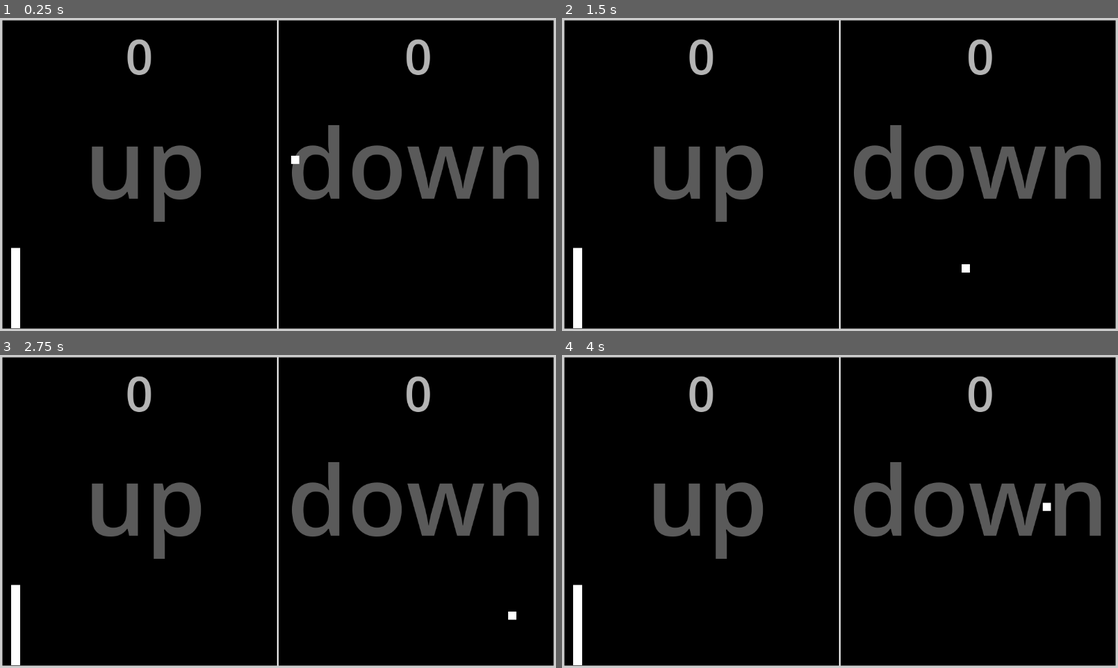
Above: before the commit, frames 1-4 (two rows, left to right).
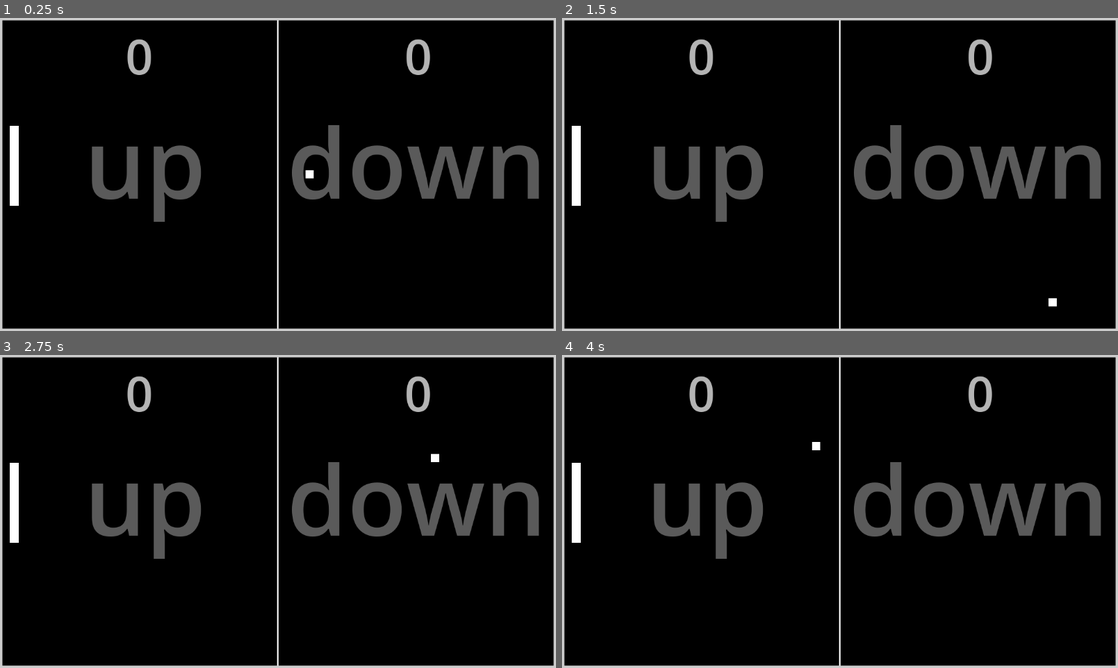
Above: after the commit, the same moments.

Repository: artemagant/Pong
Game: Godot game, scene res://scenes/main.tscn
The game is run twice, just before and just after one commit, with the same random seed, the same clock (stepped at 60 frames per second) and the same inputs.
Inputs:
- Up to frame 1 (0.25 s): no input
- Up to frame 2 (1.5 s): tap Enter at 1.25 s
- Up to frame 3 (2.75 s): no input
- Up to frame 4 (4 s): no input

The runs differ from the first frame. In frame 1, 0.9% of the frame differs, in the area x 1-57%, y 34-100%; in frame 2, 0.9%; in frame 3, 0.9%; in frame 4, 0.9%, in the area x 1-88%, y 27-100%.

Commit message:
fix some bugs from last commit

Diff:
--- a/pong/scenes/main.tscn
+++ b/pong/scenes/main.tscn
@@ -96,10 +96,10 @@
 offset_bottom = 257.0
 
 [node name="Player" type="ColorRect" parent="."]
-offset_left = 23.0
-offset_top = 476.0
-offset_right = 42.0
-offset_bottom = 642.0
+offset_left = 20.0
+offset_top = 223.0
+offset_right = 39.0
+offset_bottom = 389.0
 
 [connection signal="pressed" from="left_button_mean_up" to="." method="_on_left_button_mean_up_pressed"]
 [connection signal="released" from="left_button_mean_up" to="." method="_on_left_button_mean_up_released"]
--- a/pong/scripts/main.gd
+++ b/pong/scripts/main.gd
@@ -2,7 +2,7 @@
 
 var up:bool
 var down:bool
-const SPEED = 3
+const SPEED = 300
 var direction_x:int
 var direction_y:int
 
@@ -13,20 +13,22 @@
 
 
 # Called every frame. 'delta' is the elapsed time since the previous frame.
-func _process(_delta: float) -> void:
+func _process(delta: float) -> void:
 	while direction_x == 0:
 		direction_x = randi_range(-1, 1)
 		return
 	while  direction_y == 0:
 		direction_y = randi_range(-1, 1)
-	if up and $Player.position.y > 102:
-		$Player.position.y -= SPEED
-	elif $Player.position.y < 104:
-		$Player.position.y = 104
-	if down and $Player.position.y < 573:
-		$Player.position.y += SPEED
-	elif $Player.position.y > 576:
-		$Player.position.y = 576
+
+	if up and $Player.position.y > 5:
+		$Player.position.y -= SPEED * delta
+	elif $Player.position.y < 5:
+		$Player.position.y = 5
+
+	if down and $Player.position.y < 477:
+		$Player.position.y += SPEED * delta
+	elif $Player.position.y > 477:
+		$Player.position.y = 477
 
 	if $ball.position.x >= 1137:
 		direction_x = -1
@@ -36,8 +38,8 @@
 		direction_y = 1
 	elif $ball.position.y >= 633:
 		direction_y = -1
-	$ball.position.x += SPEED * direction_x
-	$ball.position.y += SPEED * direction_y
+	$ball.position.x += SPEED * direction_x * delta
+	$ball.position.y += SPEED * direction_y * delta
 
 
 func _on_left_button_mean_up_pressed() -> void:
